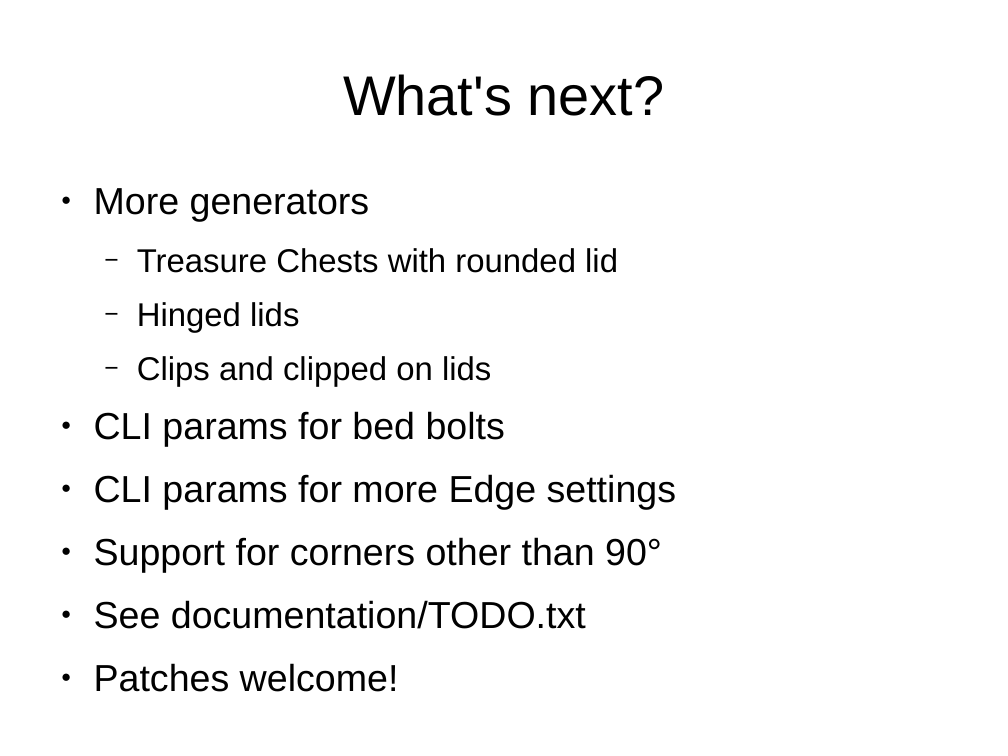
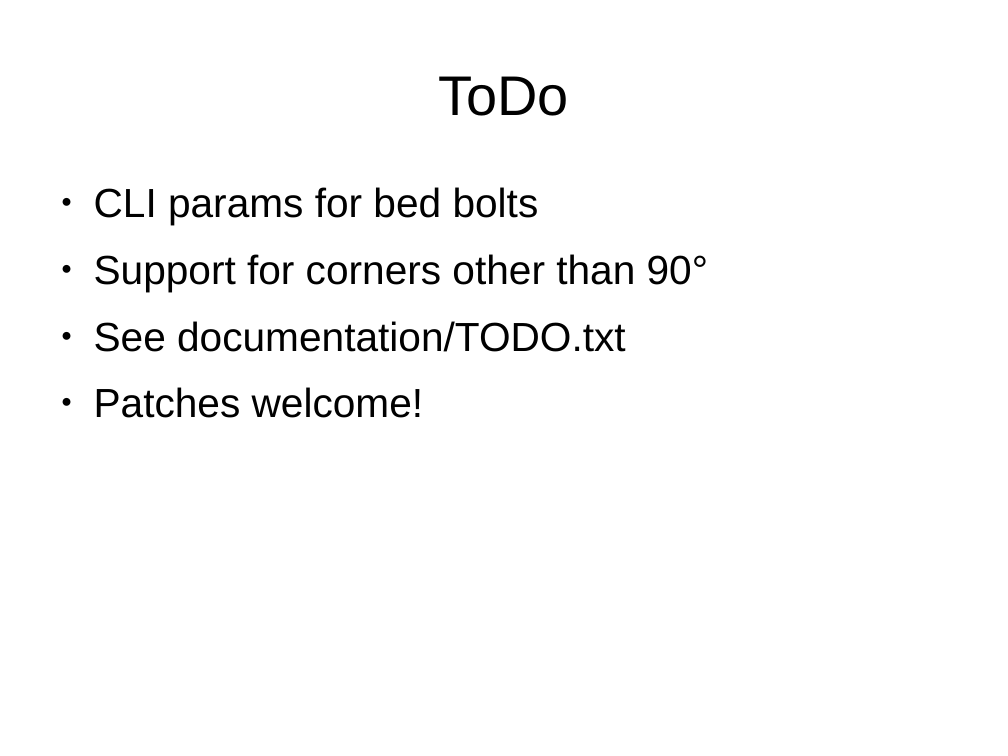
Before and after one commit to florianfesti/boxes, a slide deck: slide 44 of documentation/presentation.odp (slide 40 before the commit). Drawn at 1008x756 pixels with LibreOffice and Linux fonts; fonts in the diff are those of the drawing. Boxes give left, top, right and bottom in pixels: in the first picture for what was removed or moved away, otherwise in the second. Text is boxed around its words. In the diff, an @@ line names an element or a change of style, - is before the commit and + after.

Commit message:
Update slides

```diff
--- a/documentation/presentation.odp
+++ b/documentation/presentation.odp
@@ title at (439,76,569,116): text changed @@
-What's next?
+ToDo
@@ text "CLI params for bed bolts" at (94,187,708,418): size 29.6 to 32 pt @@
@@ text at (94,188,618,387): paragraphs removed @@
-● More generators
-  − Treasure Chests with rounded lid
-  − Hinged lids
-  − Clips and clipped on lids
@@ text at (94,474,676,509): paragraph removed @@
-● CLI params for more Edge settings
```
Also in this commit, not shown: 2 other slides changed, 4 slides added.
